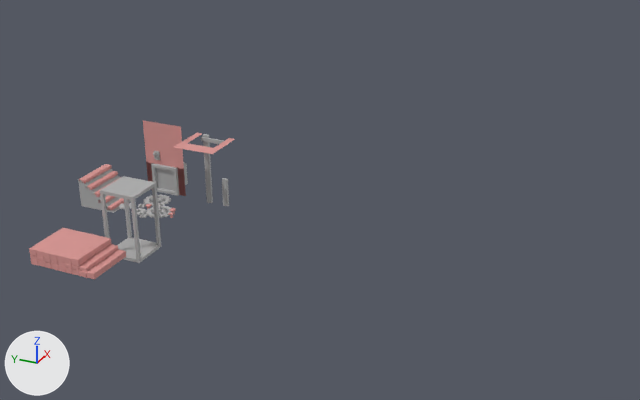
Before and after pictures for a commit that changed the FBX model Unity/Dungeion Restoration/Assets/Prefab/3D Assets/MechanicalPk1.fbx.
Camera for both pictures: a 50 mm camera at (-0.1956, -0.0812, 0.1291) aimed at (0.0341, 0.0221, 0.0143). Every picture has the same lights, and +X, +Y and +Z are marked at lower left. Where no turn or scale is listed for an object, it has been applied to the vertices.

The first picture shows 'Evelator', 'FloorTile', 'StairFoundation', 'StairWireFrame4', 'StandardWhole2_5', 'StoneStairSmall1', 'WoodStairSmall'.
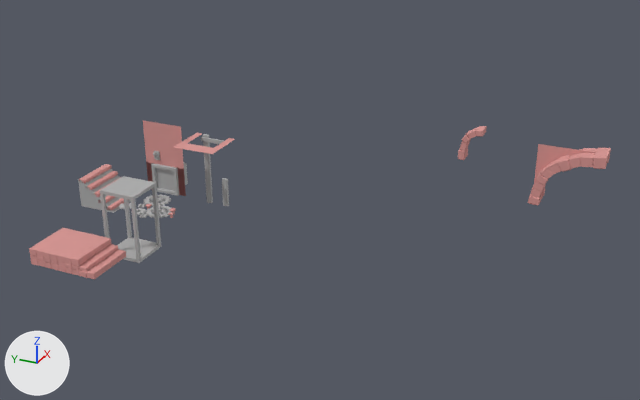
Pixel boxes (x1, y1, x2, y2) of what changed, in the pictures (640 x 400 px):
'LargeHalfArch', added
    after: (528, 148, 611, 206)
'GatWayWall', added (pink)
    after: (534, 144, 609, 183)
'SmallHalfArch', added
    after: (458, 126, 487, 160)

What changed in the scene script:
```text
Add me_mesh_033:
    me_mesh_033.from_pydata(...)  # 405 vertices, 406 faces; spans x -0.0048..0.0048, y 0.0..0.023, z -0.0001..0.0204
    me_mesh_033.materials.append(mat_completedstandard)  # pink #d89693
Add me_mesh_035:
    me_mesh_035.from_pydata([(0.0075, 0.0, 0.035), (0.0075, 0.0, 0.0332), (0.0075, 0.0225, 0.035), (0.0075, 0.0209, 0.0157), (0.0075, 0.0225, 0.0152), (0.0075, 0.0202, 0.0212), (0.0075, 0.0225, 0.0205), (0.0075, 0.0186, 0.0257), (0.0075, 0.0142, 0.0296), (0.0075, 0.0075, 0.0323), (0.0075, 0.0075, 0.035)], [], [(6, 4, 3, 5), (2, 8, 9, 10), (9, 1, 0, 10), (7, 2, 6, 5), (8, 2, 7)])
    me_mesh_035.materials.append(mat_completedstandard)  # pink #d89693
Add me_mesh_031:
    me_mesh_031.from_pydata(...)  # 169 vertices, 174 faces; spans x -0.00255..0.00255, y 0.0..0.00787, z 0.00004..0.01167
    me_mesh_031.materials.append(mat_completedstandard)  # pink #d89693
Add ob_largehalfarch:
    ob_largehalfarch = bpy.data.objects.new('LargeHalfArch', me_mesh_033)
    ob_largehalfarch.location = (0.0829, -0.0569, 0.005)
Add ob_gatwaywall:
    ob_gatwaywall = bpy.data.objects.new('GatWayWall', me_mesh_035)
    ob_gatwaywall.location = (0.0754, -0.057, -0.0102)
Add ob_smallhalfarch:
    ob_smallhalfarch = bpy.data.objects.new('SmallHalfArch', me_mesh_031)
    ob_smallhalfarch.location = (0.082, -0.0166, 0.0162)
```
